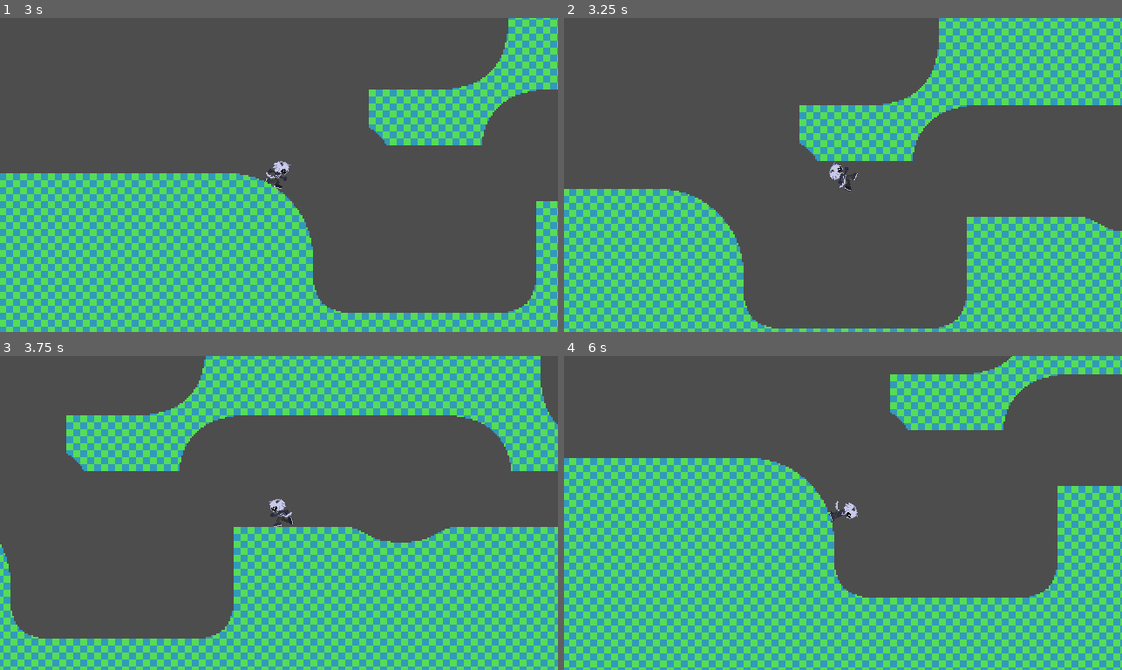
Above: before the commit, frames 1-4 (two rows, left to right).
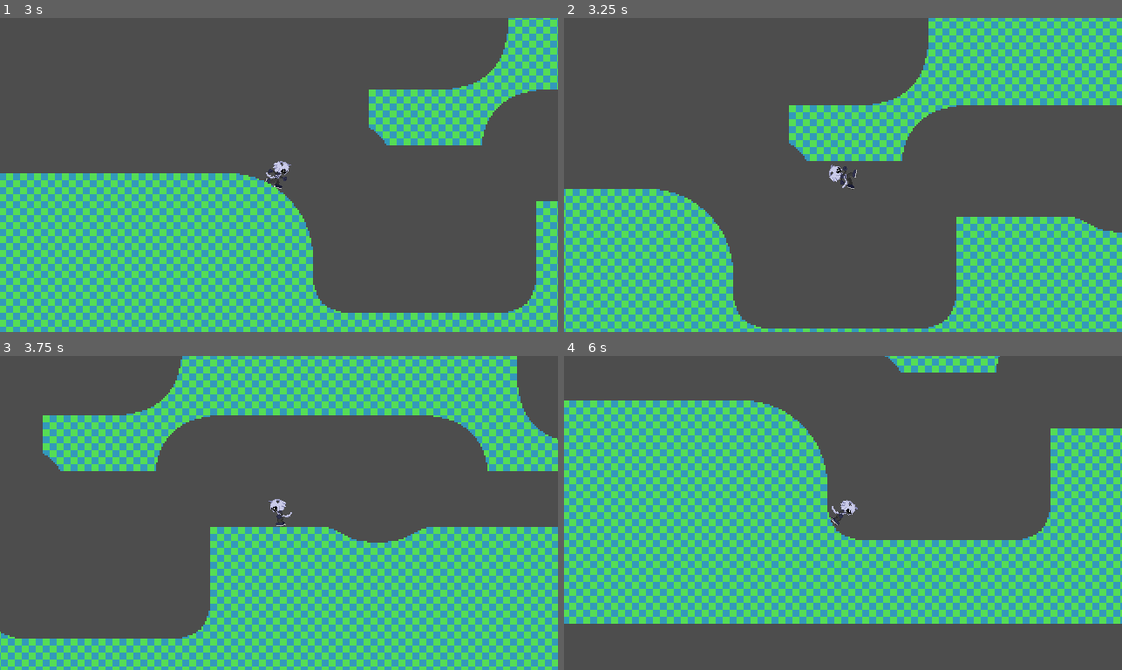
Above: after the commit, the same moments.

Repository: Cucumber-Maki/GGJ-Ports-MMU-2026
Game: Godot game, scene res://Scenes/gay_me.tscn
Same seed, same stepped clock (60 frames per second), same inputs: the game is played once before the commit and once after it.
Inputs:
- Up to frame 1 (3 s): tap Enter at 0.5 s; hold D (PlayerRight) 0.53-1.28 s; tap J (PlayerJump) at 0.77, 1.52 s; hold A (PlayerLeft) 1.28-2.03 s; hold D (PlayerRight) from 2.03 s (still down)
- Up to frame 2 (3.25 s): keep holding D (PlayerRight); tap J (PlayerJump) at 3.02 s
- Up to frame 3 (3.75 s): release D (PlayerRight) at 3.53 s; hold A (PlayerLeft) from 3.53 s (still down)
- Up to frame 4 (6 s): tap J (PlayerJump) at 3.77, 4.52 s; release A (PlayerLeft) at 5.78 s; hold D (PlayerRight) from 5.78 s (still down)

Frame 1 is identical in both runs. In frame 2, 21% of the frame differs, in the area x 0-100%, y 0-100%; in frame 3, 36%; in frame 4, 65%.

Commit message:
feat: add player down jump force scalar

Diff:
--- a/assets/player/player.gd
+++ b/assets/player/player.gd
@@ -16,6 +16,7 @@
 @export_range(0.0, 2.0) var rail_wall_gravity_factor : float = 1.0;
 @export var rail_wall_jump_up_momentum_scale : float = 100.0;
 @export var rail_wall_jump_up_momentum_direction_factor : float = 3.0;
+@export var rail_wall_jump_down_jump_scale : float = 1.25;
 @export_range(0.0, 180.0, 0.1, "radians_as_degrees") var rail_ceiling_direction_swap_angle : float = TAU * 0.125;
 var rail_ceiling_direction_was_on_ceiling : bool = false;
 var rail_ceiling_direction_last_input_on_ceiling : bool = false;
@@ -244,6 +245,9 @@
 			Vector2(jumpDirectionality * rail_wall_jump_up_momentum_direction_factor, jumpDirection.y).normalized(),
 			effectStrength
 		);
+	elif ((normal.dot(Vector2.RIGHT) > 0.0 && movement_momentum.x > 0.0) ||
+		(normal.dot(Vector2.RIGHT) < 0.0 && movement_momentum.x < 0.0)):
+		jumpForce = lerpf(jumpForce, jumpForce * rail_wall_jump_down_jump_scale, effectStrength);
 
 	movement_momentum.y += jumpDirection.y * jumpForce;
 	movement_momentum.x += jumpDirection.x * jumpForce * effectStrength * 0.5;
